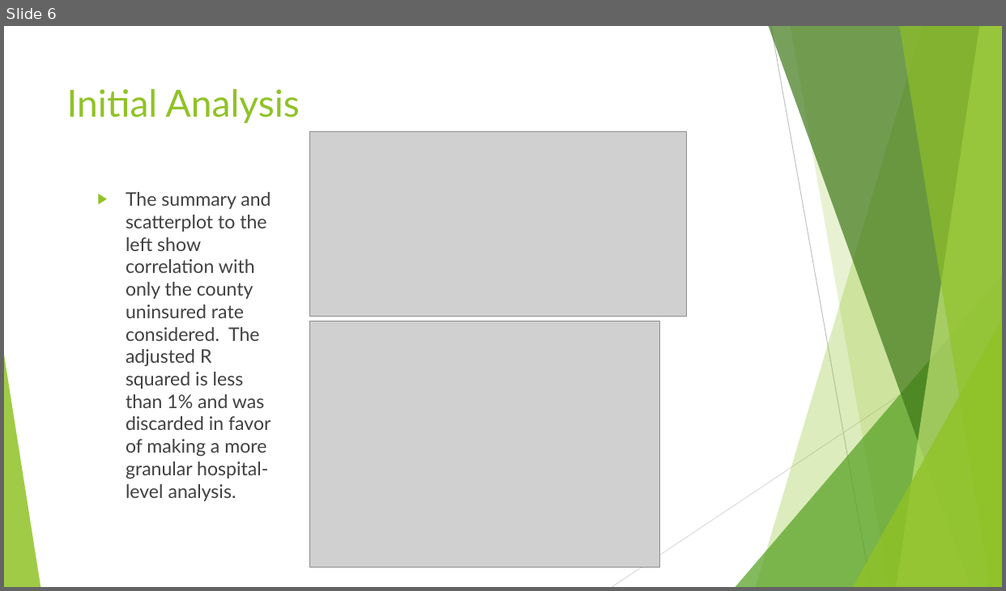
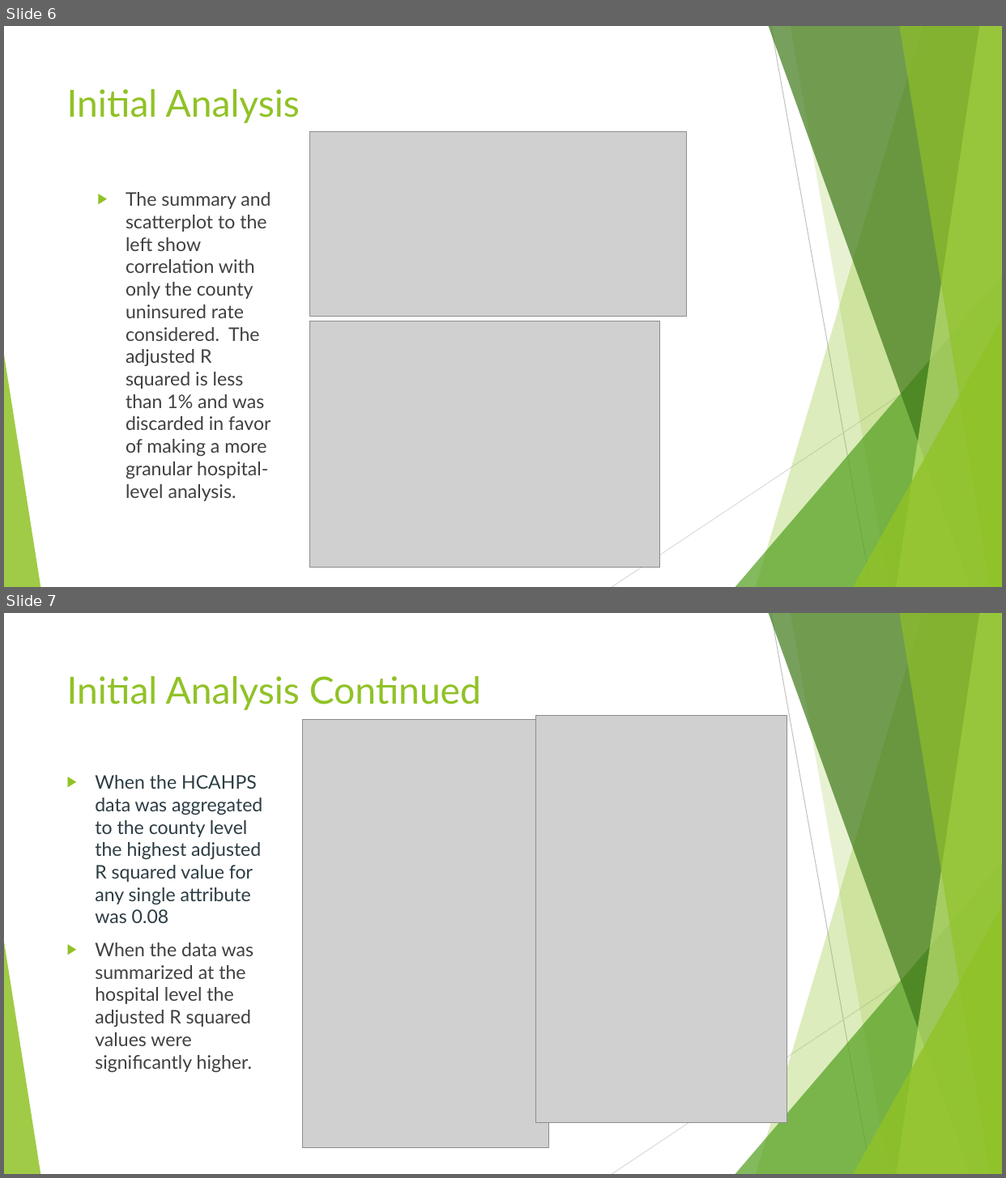
Before and after one commit to tbharvey/capstone_project, a slide deck: Capstone_Project.pptx. Shown one above the other, each under a label of ours: slide 6 before the commit, slides 6 and 7 after it. The pictures are 1006x591 and 1006x1178 pixels, drawn with LibreOffice and Linux fonts; fonts in the diff are those of the drawing; grey boxes stand for pictures. Boxes give left, top, right and bottom in pixels: in the first picture for what was removed or moved away, otherwise in the second. Text is boxed around its words. In the diff, an @@ line names an element or a change of style, - is before the commit and + after.

```diff
--- a/Capstone_Project.pptx
+++ b/Capstone_Project.pptx
@@ slide 7 added at (4,613,1002,1174), background #FFFFFF; not listed: 10 template elements that a slide beside it also shows @@
@@ title added at (67,676,481,710), 36 pt, text #90C226 @@
+Initial Analysis Continued
@@ picture added at (303,719,549,1148) @@
@@ picture added at (536,716,787,1123) @@
@@ text added at (95,775,262,1072), 18 pt, text #2C3C43 @@
+▶ When the HCAHPS data was aggregated to the county level the highest adjusted R squared value for any single attribute was 0.08
+▶ When the data was summarized at the hospital level the adjusted R squared values were significantly higher.
```
Also in this commit, not shown: 1 other file.
